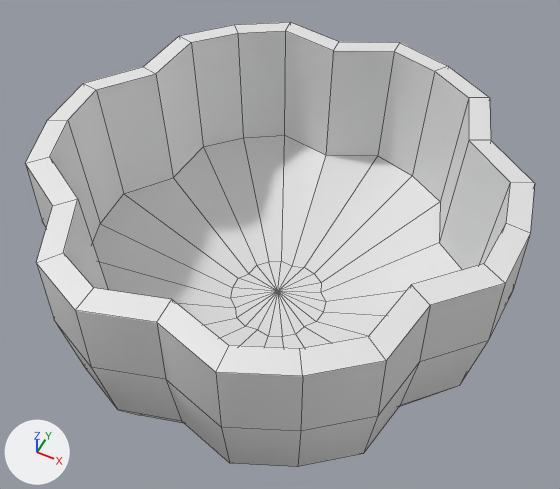
An edit to the FBX model Assets/Models/Bedroom_Stuffs/pumpkin_bucket.fbx, drawn before and after from the same camera.
One viewpoint serves both versions: a camera (50 mm lens) standing at (0.346, -0.686, 1.017) and looking at (0.003, 0.001, 0.158). Lighting does not change. The marker at lower left points along +X, +Y and +Z. The picture after the commit comes second. Mesh edges are drawn as thin lines. Where no turn or scale is listed for an object, it has been applied to the vertices.

Objects in the first picture: 'pumpkin_bucket'.
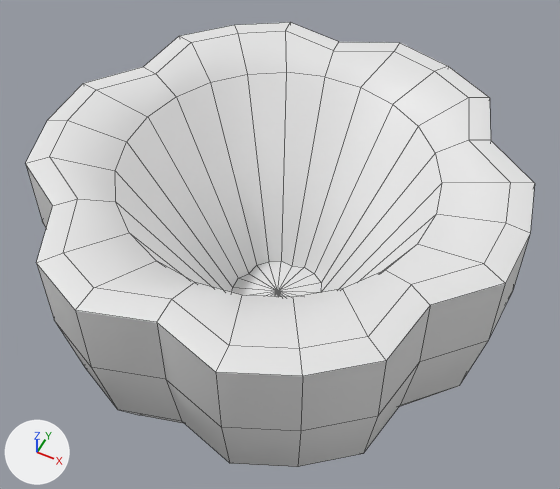
What differs and where, as boxes [x1, y1, x2, y2] in the pictures (560 x 489 px; the box of a moved part takes in the faces that stretch with it):
part 1 of me_pumpkin_bucket_001, moved or reshaped
    both: [50, 31, 510, 349]
part 2 of me_pumpkin_bucket_001, shading changed
    both: [48, 28, 513, 346]

Patch to the scene script:
```diff
--- a/Assets/Models/Bedroom_Stuffs/pumpkin_bucket.fbx.py
+++ b/Assets/Models/Bedroom_Stuffs/pumpkin_bucket.fbx.py
@@ me_pumpkin_bucket_001 @@
 me_pumpkin_bucket_001.from_pydata(...)  # 232 vertices, 253 faces; spans x -0.336..0.336, y -0.622..0.035, z -0.003..0.328
 # used by ob_pumpkin_bucket; location = (0.0, 0.298, 0.0)
+# me_pumpkin_bucket_001 part 1: 23 of 232 vertices moved; they spanned x -0.29..0.291, y -0.576..-0.011, z 0.122..0.123 and now span x -0.216..0.217, y -0.515..-0.083, z 0.309; mean shift (0.0, 0.0, 0.186); largest move (-0.285, -0.356, 0.123) -> (-0.212, -0.342, 0.309)
+# me_pumpkin_bucket_001 part 2: edges marked sharp go from 135 to 109
 me_pumpkin_bucket_001.materials.append(mat_bedroom_furniture_set1)
```
